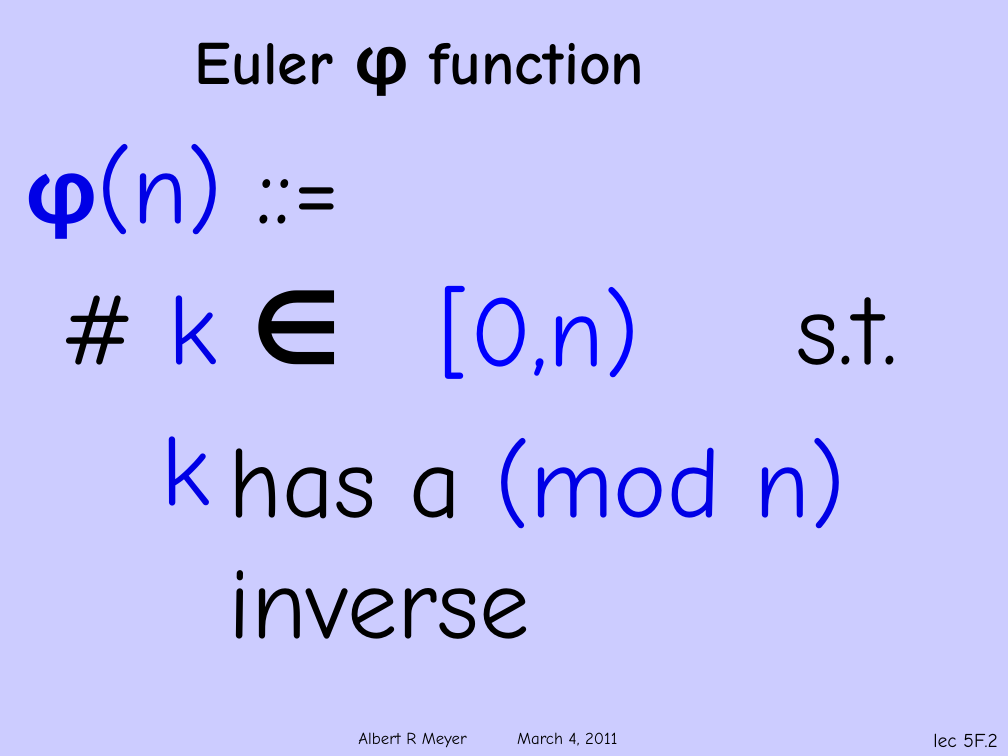
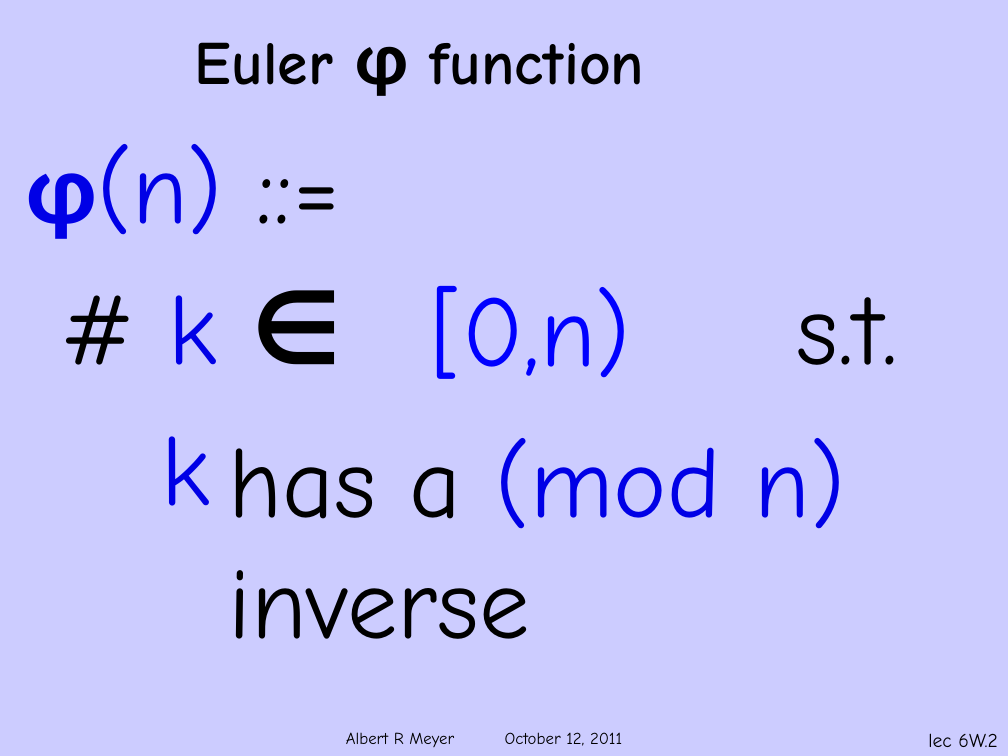
Before and after one commit to armeyer/mcs_web, a slide deck: slide 2 of fall11/slidesF11/slides6w.pptx. Drawn at 1008x756 pixels with LibreOffice and Linux fonts; fonts in the diff are those of the drawing; background and template pictures are left out. Boxes give left, top, right and bottom in pixels: in the first picture for what was removed or moved away, otherwise in the second. Text is boxed around its words. In the diff, an @@ line names an element or a change of style, - is before the commit and + after.

```diff
--- a/fall11/slidesF11/slides6w.pptx
+++ b/fall11/slidesF11/slides6w.pptx
@@ text "[0,n)": place and size @@
-text "[0,n)" at [438,286,639,379]
+text "[0,n)" at [430,286,631,379]
@@ text at [346,732,622,747]: text changed @@
-Albert R Meyer March 4, 2011
+Albert R Meyer October 12, 2011
@@ page number at [928,733,997,747]: text changed @@
-lec 5F.2
+lec 6W.2
```
Also in this commit, not shown: 33 other slides changed.
